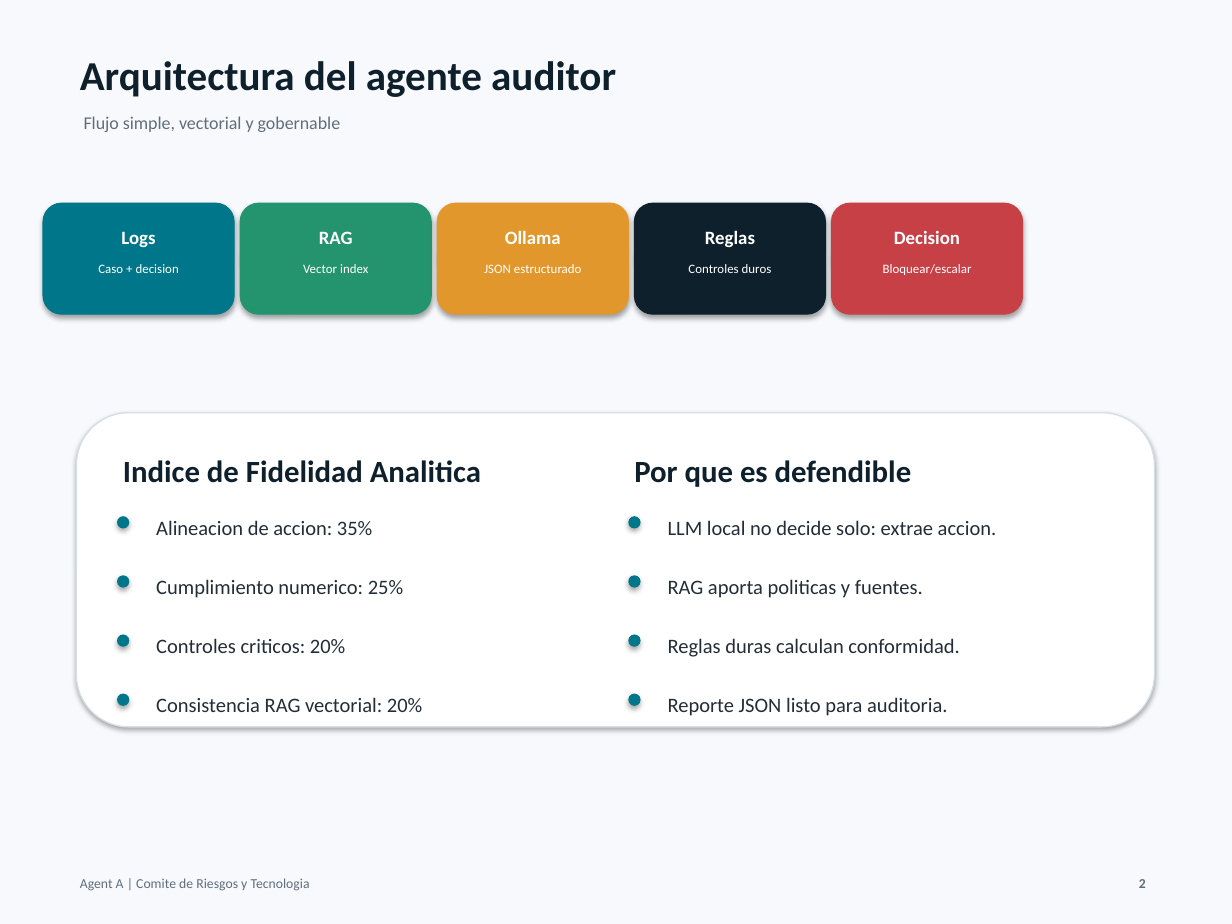
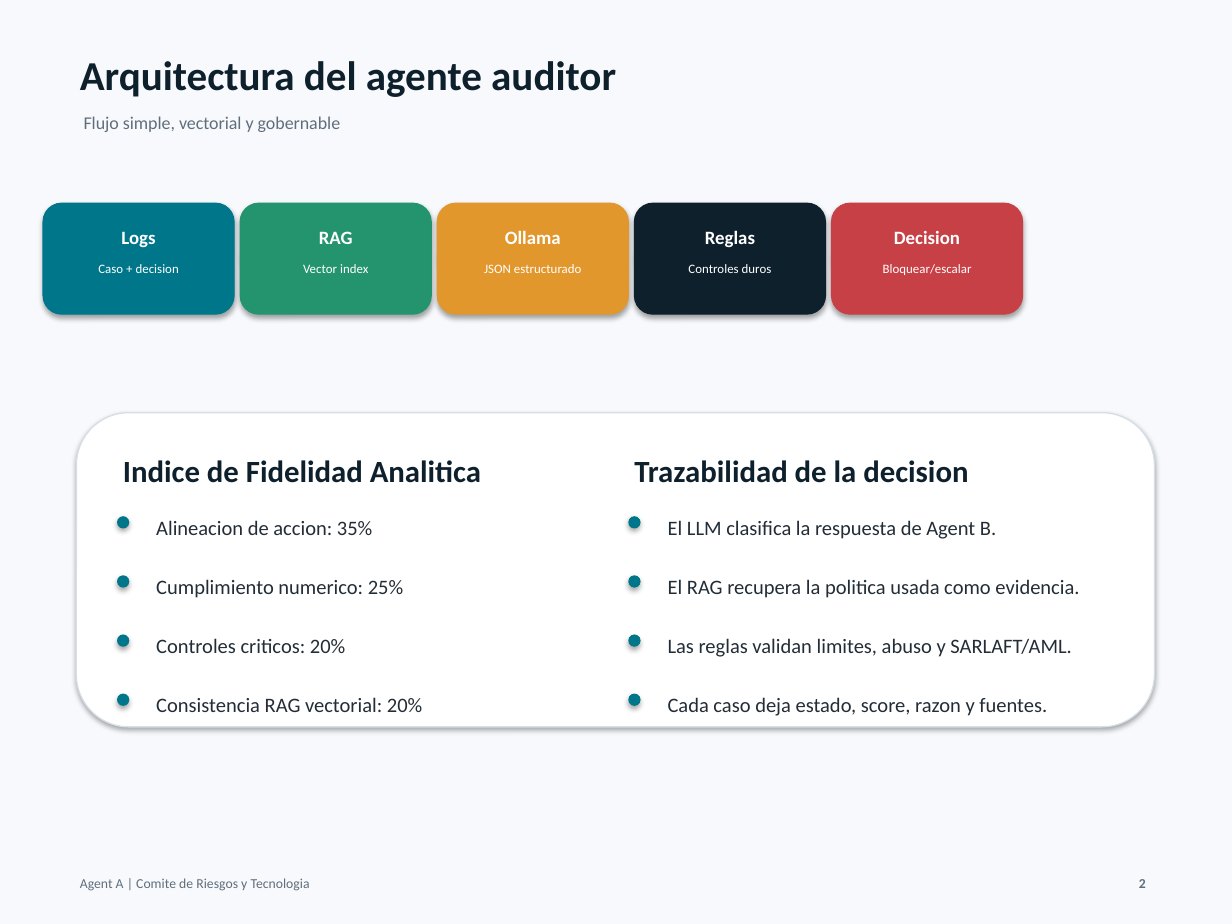
Before and after one commit to jofepe16/agente_auditor, a slide deck: slide 2 of docs/presentacion_comite_riesgos.pptx. Drawn at 1232x924 pixels with LibreOffice and Linux fonts; fonts in the diff are those of the drawing. Boxes give left, top, right and bottom in pixels: in the first picture for what was removed or moved away, otherwise in the second. Text is boxed around its words. In the diff, an @@ line names an element or a change of style, - is before the commit and + after.

```diff
--- a/docs/presentacion_comite_riesgos.pptx
+++ b/docs/presentacion_comite_riesgos.pptx
@@ text at box(634, 460, 968, 483): text changed @@
-Por que es defendible
+Trazabilidad de la decision
@@ text at box(668, 520, 996, 539): text changed @@
-LLM local no decide solo: extrae accion.
+El LLM clasifica la respuesta de Agent B.
@@ text at box(668, 579, 1079, 598): text changed @@
-RAG aporta politicas y fuentes.
+El RAG recupera la politica usada como evidencia.
@@ text at box(668, 638, 1071, 657): text changed @@
-Reglas duras calculan conformidad.
+Las reglas validan limites, abuso y SARLAFT/AML.
@@ text at box(668, 697, 1047, 716): text changed @@
-Reporte JSON listo para auditoria.
+Cada caso deja estado, score, razon y fuentes.
```
Also in this commit, not shown: 1 other slide changed, 1 other file.
